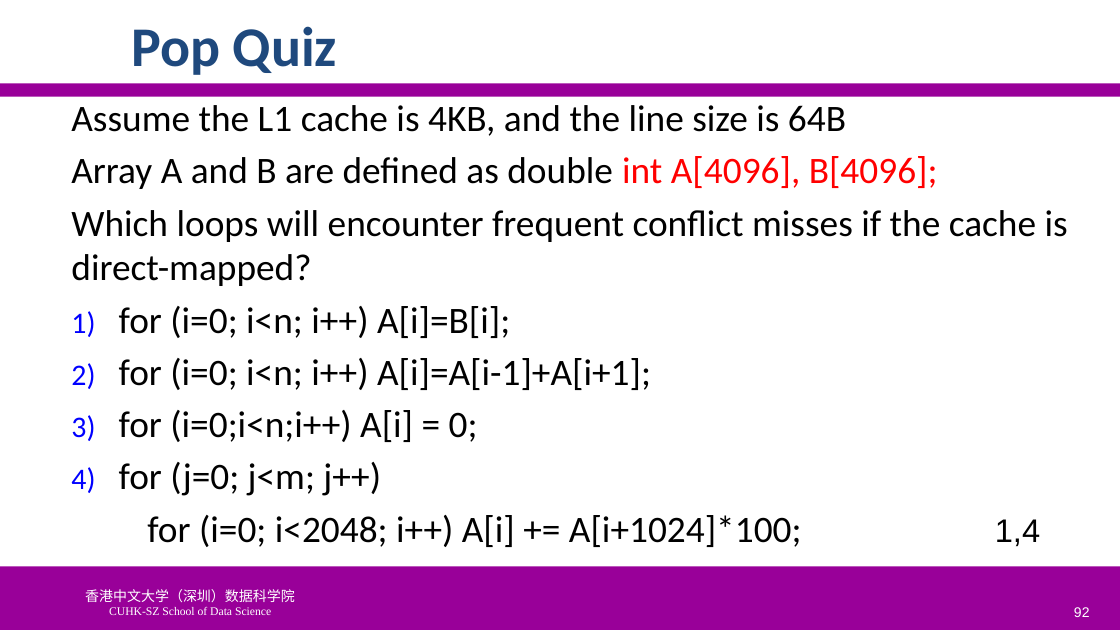
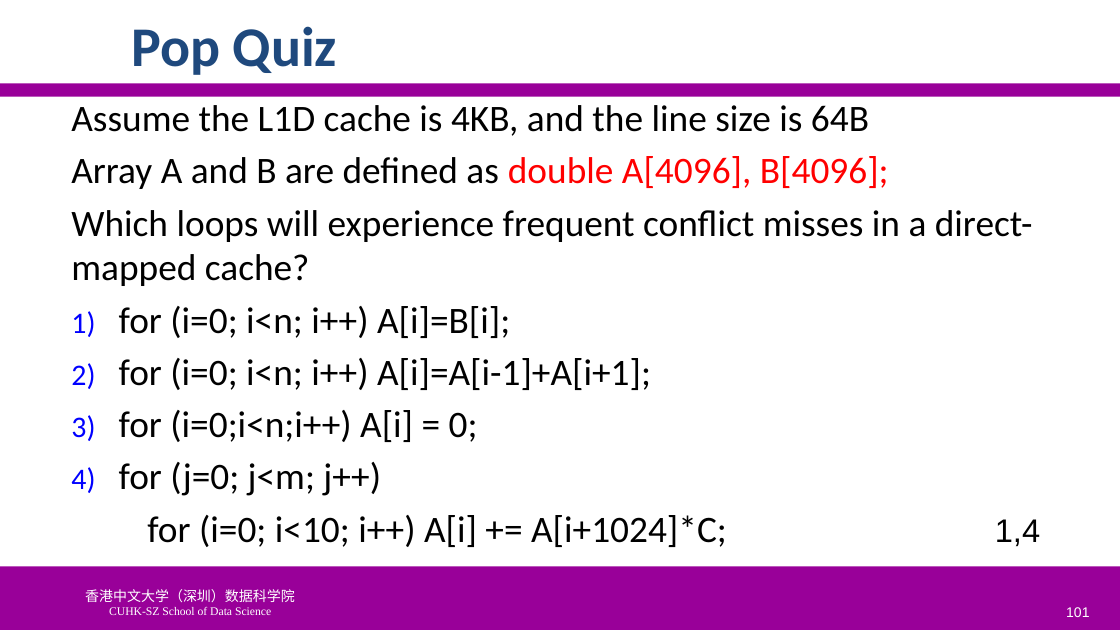
Before and after one commit to SUNCHAOYI923/CMU_CSAPP, a slide deck: slide 101 of slide/CA3060-6-MemHierarchy.pptx (slide 92 before the commit). Drawn at 1120x630 pixels with LibreOffice and Linux fonts; fonts in the diff are those of the drawing; background and template pictures are left out. Boxes give left, top, right and bottom in pixels: in the first picture for what was removed or moved away, otherwise in the second. Text is boxed around its words. In the diff, an @@ line names an element or a change of style, - is before the commit and + after.

```diff
--- a/slide/CA3060-6-MemHierarchy.pptx
+++ b/slide/CA3060-6-MemHierarchy.pptx
@@ text at [71, 105, 1033, 286]: text changed @@
-Assume the L1 cache is 4KB, and the line size is 64B
-Array A and B are defined as double int A[4096], B[4096];
-Which loops will encounter frequent conflict misses if the cache is direct-mapped?
+Assume the L1D cache is 4KB, and the line size is 64B
+Array A and B are defined as double A[4096], B[4096];
+Which loops will experience frequent conflict misses in a direct-mapped cache?
@@ text at [147, 515, 727, 547]: text changed @@
-for (i=0; i<2048; i++) A[i] += A[i+1024]*100;
+for (i=0; i<10; i++) A[i] += A[i+1024]*C;
@@ page number at [1066, 607, 1089, 617]: text changed @@
-92
+101
```
Also in this commit, not shown: 40 other slides changed, 5 slides added, 10 slides removed, 31 other files.
